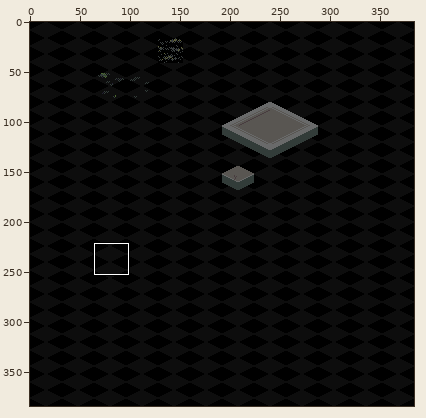
File history of a pixel-art file, asset/test..aseprite. The picture above shows the old version from afar; the outline marks the close-up.
Close-up. Before:
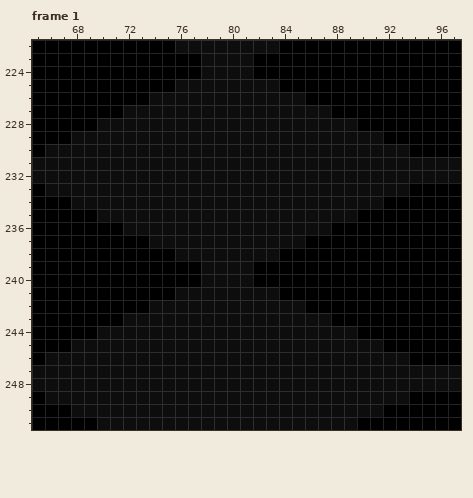
384x384 pixels, 2 frames. Shown: frame 1: x 65..97, y 222..251.
Once edited:
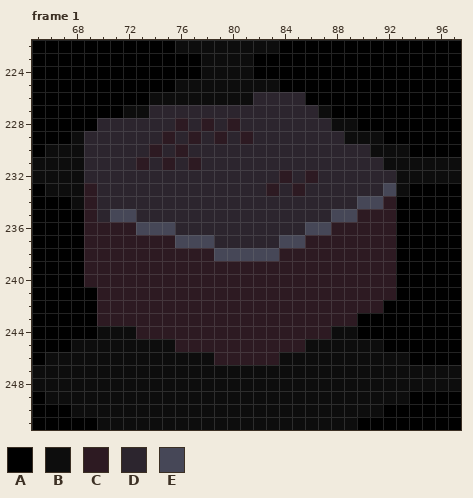
Palette (. is transparent): A #000000  B #0d0d0d  C #2d1a22  D #2c252e  E #464757
Changes in this commit:
Frame 1, layer "Layer 1":
Colour A gives way to colour C in row 234 at x 92; in row 235 at x 69 and 90 to 92; in row 236 at x 69 to 71 and 88 to 92; in row 237 at x 69 to 73 and 86 to 92; in row 238 at x 69 to 75 and 84 to 92; in rows 239 to 240 at x 69 to 77 and 82 to 92.
Colour A gives way to colour C in row 241 at x 70 to 75 and 84 to 92; in row 242 at x 70 to 73 and 86 to 91; in row 243 at x 70 to 71 and 88 to 89.
Colour B gives way to colour C in row 228 at x 76, 78 and 80; in row 229 at x 75, 77, 79 and 81; in row 230 at x 74 and 76; in row 231 at x 73, 75 and 77; in row 232 at x 84 and 86; in row 233 at x 69, 83 and 85.
Colour B gives way to colour C in row 234 at x 69; in row 236 at x 72; in row 237 at x 74 to 75; in row 238 at x 76 to 78; in rows 239 to 240 at x 78 to 81; in row 241 at x 76 to 83.
Colour B gives way to colour C in row 242 at x 74 to 85; in row 243 at x 72 to 87; in row 244 at x 73 to 87; in row 245 at x 76 to 85; in row 246 at x 79 to 83.
Colour B gives way to colour D in row 226 at x 82 to 85; in row 227 at x 74 to 86; in row 228 at x 70 to 75, 77, 79 and 81 to 87; in row 229 at x 69 to 74, 76, 78, 80 and 82 to 88; in row 230 at x 69 to 73, 75 and 77 to 90; in row 231 at x 69 to 72, 74, 76 and 78 to 91.
Colour B gives way to colour D in row 232 at x 69 to 83, 85 and 87 to 92; in row 233 at x 70 to 82, 84 and 86 to 91; in row 234 at x 70 to 89; in row 235 at x 70 and 73 to 87; in row 236 at x 76 to 85; in row 237 at x 79 to 83.
Colour B gives way to colour E in row 233 at x 92; in row 234 at x 90 to 91; in row 235 at x 71 to 72 and 88 to 89; in row 236 at x 73 to 75 and 86 to 87; in row 237 at x 76 to 78 and 84 to 85; in row 238 at x 79 to 83.
